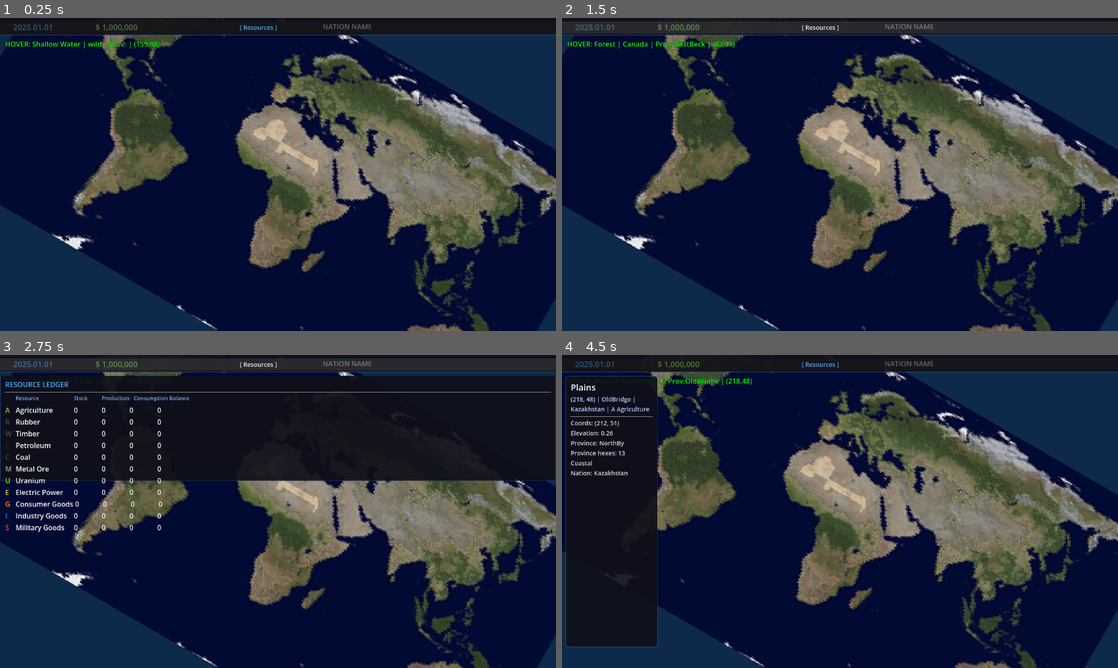
Above: before the commit, frames 1-4 (two rows, left to right).
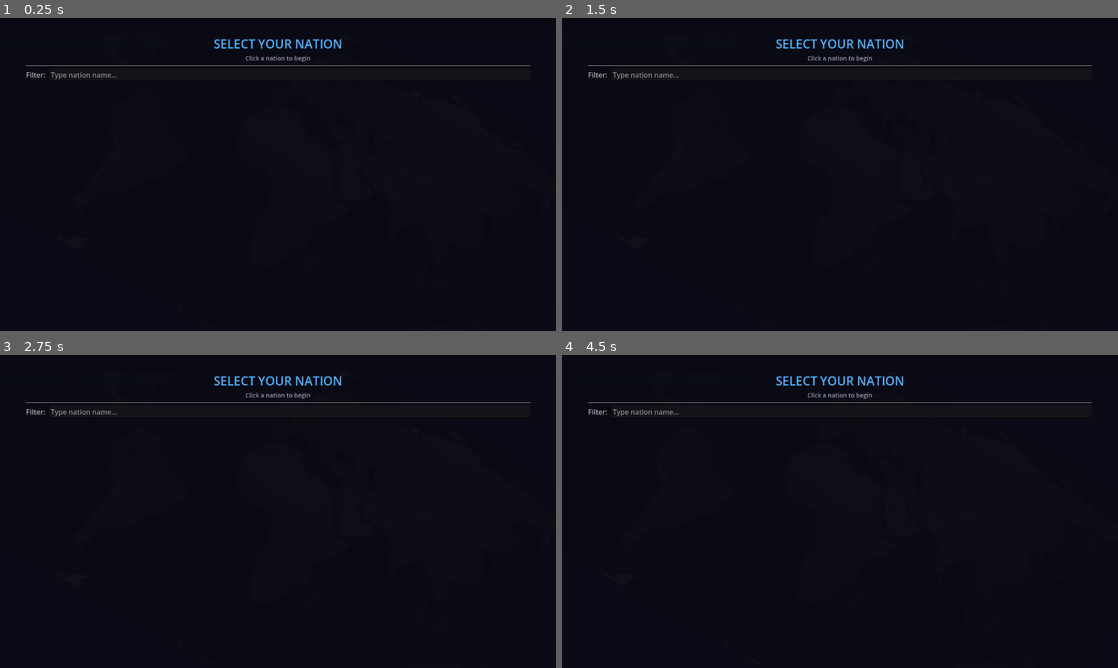
Above: after the commit, the same moments.

Repository: wernersaboia-code/projeto-zero
Game: Godot game, scene res://scenes/MainMap.tscn
Same seed, same stepped clock (60 frames per second), same inputs: the game is played once before the commit and once after it.
Inputs (mouse positions are in pixels of both pictures, inside the frame that each line leads up to):
- Up to frame 1 (0.25 s): no input
- Up to frame 2 (1.5 s): click (745, 27) at 0.5 s, where only the run after the commit has a clickable "||"; click (762, 27) at 1.25 s, where only the run after the commit has a clickable "1x"
- Up to frame 3 (2.75 s): click (211, 364) at 2 s, where only the run after the commit has a clickable "2x"
- Up to frame 4 (4.5 s): click (789, 364) at 2.75 s, where only the run after the commit has a clickable "5x"; click "[ Resources ]" at 3.5 s; tap A at 4.25 s; move the mouse to (962, 495) at 4.27 s; hold D from 4.28 s (still down); click (962, 495) at 4.42 s

The runs differ from the first frame. In frame 1, 94% of the frame differs, in the area x 0-100%, y 2-100%; in frame 2, 98%, in the area x 0-100%, y 1-100%; in frame 3, 67%; in frame 4, 81%.
Error before the commit: Parse Error: Only identifier, attribute access, and subscription access can be used as assignment target. (res://scripts/ui/NationSelectScreen.gd:120)

Commit message:
feat: implementando HUD e trade

Diff:
--- a/scenes/ui/MainHUD.tscn
+++ b/scenes/ui/MainHUD.tscn
@@ -55,9 +55,39 @@
 theme_override_font_sizes/font_size = 18
 text = "$ 1,000,000"
 
+[node name="SpeedContainer" type="HBoxContainer" parent="TopBar"]
+offset_left = 410.0
+offset_top = 5.0
+offset_right = 530.0
+offset_bottom = 35.0
+
+[node name="PauseBtn" type="Button" parent="TopBar/SpeedContainer"]
+custom_minimum_size = Vector2(28, 26)
+theme_override_colors/font_color = Color(1.0, 0.8, 0.2, 1)
+theme_override_font_sizes/font_size = 14
+text = "||"
+
+[node name="Speed1xBtn" type="Button" parent="TopBar/SpeedContainer"]
+custom_minimum_size = Vector2(28, 26)
+theme_override_colors/font_color = Color(0.3, 0.7, 1.0, 1)
+theme_override_font_sizes/font_size = 13
+text = "1x"
+
+[node name="Speed2xBtn" type="Button" parent="TopBar/SpeedContainer"]
+custom_minimum_size = Vector2(28, 26)
+theme_override_colors/font_color = Color(0.3, 0.7, 1.0, 1)
+theme_override_font_sizes/font_size = 13
+text = "2x"
+
+[node name="Speed5xBtn" type="Button" parent="TopBar/SpeedContainer"]
+custom_minimum_size = Vector2(28, 26)
+theme_override_colors/font_color = Color(0.3, 0.7, 1.0, 1)
+theme_override_font_sizes/font_size = 13
+text = "5x"
+
 [node name="NationLabel" type="Label" parent="TopBar"]
 anchor_right = 1.0
-offset_left = 420.0
+offset_left = 550.0
 offset_top = 8.0
 offset_right = -100.0
 offset_bottom = 35.0
--- a/scripts/core/GameManager.gd
+++ b/scripts/core/GameManager.gd
@@ -4,6 +4,10 @@
 var player_nation_id: int = -1
 var is_paused: bool = false
 var game_speed: float = 1.0
+
+var game_year: int = 2025
+var game_month: int = 1
+var game_day: int = 1
 
 func _ready() -> void:
 	process_mode = Node.PROCESS_MODE_ALWAYS
@@ -22,7 +26,19 @@
 	if _tick_accumulator >= TICK_DURATION:
 		_tick_accumulator -= TICK_DURATION
 		current_tick += 1
+		_advance_date()
 		EventBus.game_tick.emit(current_tick)
+
+
+func _advance_date() -> void:
+	game_day += 1
+	var days_in_month = [31, 28, 31, 30, 31, 30, 31, 31, 30, 31, 30, 31]
+	if game_day > days_in_month[game_month - 1]:
+		game_day = 1
+		game_month += 1
+		if game_month > 12:
+			game_month = 1
+			game_year += 1
 
 func set_speed(speed: float) -> void:
 	game_speed = clamp(speed, 0.0, 5.0)
--- a/scripts/economy/EconomySystem.gd
+++ b/scripts/economy/EconomySystem.gd
@@ -13,15 +13,27 @@
 
 static func process_turn(nations: Dictionary, cells: Dictionary) -> void:
 	for nid in nations:
-		var nation = nations[nid]
-		_process_nation_turn(nation, cells)
+		_calculate(nations[nid], cells)
+	for nid in nations:
+		_apply_stockpiles(nations[nid])
+		_update_treasury(nations[nid])
 
 
-static func _process_nation_turn(nation, cells: Dictionary) -> void:
+static func calculate_all(nations: Dictionary, cells: Dictionary) -> void:
+	for nid in nations:
+		_calculate(nations[nid], cells)
+
+
+static func apply_all(nations: Dictionary) -> void:
+	for nid in nations:
+		_apply_stockpiles(nations[nid])
+		_update_treasury(nations[nid])
+
+
+static func _calculate(nation, cells: Dictionary) -> void:
 	nation.resource_production.clear()
 	nation.resource_consumption.clear()
 
-	# Step 1: extract raw resources from hex deposits
 	for cube in cells:
 		var cell = cells[cube]
 		if cell.owner_nation_id != nation.id:
@@ -30,8 +42,6 @@
 			var prod = float(cell.resource_amount) * 0.1
 			nation.resource_production[cell.resource_type] = nation.resource_production.get(cell.resource_type, 0.0) + prod
 
-	# Step 2: multi-pass processed goods production
-	# available pool = stockpile + raw extraction + processed production (updated each pass)
 	var available: Dictionary = nation.resources.duplicate()
 	for res_type in nation.resource_production:
 		available[res_type] = available.get(res_type, 0.0) + nation.resource_production[res_type]
@@ -41,12 +51,10 @@
 
 	for iter in range(MAX_ITERATIONS):
 		var any_produced = false
-
 		for res_type in PROCESSING_ORDER:
 			var recipe = R.get_recipe(res_type)
 			if recipe.is_empty():
 				continue
-
 			var max_units = INF
 			for input_res in recipe:
 				var needed_per_unit = recipe[input_res]
@@ -54,36 +62,25 @@
 				var possible = pool / needed_per_unit if needed_per_unit > 0 else INF
 				if possible < max_units:
 					max_units = possible
-
 			max_units = floor(max_units)
 			if max_units <= 0:
 				continue
-
 			any_produced = true
 			for input_res in recipe:
-				var total_needed = recipe[input_res] * max_units
-				consumed_processing[input_res] = consumed_processing.get(input_res, 0.0) + total_needed
+				consumed_processing[input_res] = consumed_processing.get(input_res, 0.0) + recipe[input_res] * max_units
 			produced_processed[res_type] = produced_processed.get(res_type, 0.0) + max_units
 			available[res_type] = available.get(res_type, 0.0) + max_units
-
 		if not any_produced:
 			break
 
-	# Step 3: population consumption from remaining available pool
 	var pop = max(1, nation.population)
 	var pop_consumed: Dictionary = {}
+	for t in range(R.Type.MILITARY_GOODS + 1):
+		pop_consumed[t] = 0.0
+	pop_consumed[R.Type.AGRICULTURE] = min(pop * 0.001, max(0, available.get(R.Type.AGRICULTURE, 0.0) - consumed_processing.get(R.Type.AGRICULTURE, 0.0)))
+	pop_consumed[R.Type.ELECTRIC_POWER] = min(pop * 0.0005, max(0, available.get(R.Type.ELECTRIC_POWER, 0.0) - consumed_processing.get(R.Type.ELECTRIC_POWER, 0.0)))
+	pop_consumed[R.Type.CONSUMER_GOODS] = min(pop * 0.0001, max(0, available.get(R.Type.CONSUMER_GOODS, 0.0) - consumed_processing.get(R.Type.CONSUMER_GOODS, 0.0)))
 
-	pop_consumed[R.Type.AGRICULTURE] = min(
-		pop * 0.001,
-		max(0, available.get(R.Type.AGRICULTURE, 0.0) - consumed_processing.get(R.Type.AGRICULTURE, 0.0)))
-	pop_consumed[R.Type.ELECTRIC_POWER] = min(
-		pop * 0.0005,
-		max(0, available.get(R.Type.ELECTRIC_POWER, 0.0) - consumed_processing.get(R.Type.ELECTRIC_POWER, 0.0)))
-	pop_consumed[R.Type.CONSUMER_GOODS] = min(
-		pop * 0.0001,
-		max(0, available.get(R.Type.CONSUMER_GOODS, 0.0) - consumed_processing.get(R.Type.CONSUMER_GOODS, 0.0)))
-
-	# Step 4: record final production and consumption
 	for res_type in produced_processed:
 		nation.resource_production[res_type] = nation.resource_production.get(res_type, 0.0) + produced_processed[res_type]
 
@@ -91,18 +88,21 @@
 	for res_type in consumed_processing:
 		total_consumed[res_type] = total_consumed.get(res_type, 0.0) + consumed_processing[res_type]
 	for res_type in pop_consumed:
-		total_consumed[res_type] = total_consumed.get(res_type, 0.0) + pop_consumed[res_type]
+		if pop_consumed[res_type] > 0:
+			total_consumed[res_type] = total_consumed.get(res_type, 0.0) + pop_consumed[res_type]
 	for res_type in total_consumed:
 		nation.resource_consumption[res_type] = nation.resource_consumption.get(res_type, 0.0) + total_consumed[res_type]
 
-	# Step 5: update stockpiles
+
+static func _apply_stockpiles(nation) -> void:
 	for res_type in range(R.Type.MILITARY_GOODS + 1):
 		var prod = nation.resource_production.get(res_type, 0.0)
 		var cons = nation.resource_consumption.get(res_type, 0.0)
 		var current = nation.resources.get(res_type, 0.0)
 		nation.resources[res_type] = max(0, current + prod - cons)
 
-	# Step 6: treasury
+
+static func _update_treasury(nation) -> void:
 	var total_prod_value = 0.0
 	for res_type in nation.resource_production:
 		var value_per_unit = 10.0
@@ -111,6 +111,5 @@
 		elif R.is_raw(res_type) and res_type == R.Type.URANIUM:
 			value_per_unit = 100.0
 		total_prod_value += nation.resource_production[res_type] * value_per_unit
-
 	nation.gdp = total_prod_value
-	nation.treasury += total_prod_value * 0.3
+	nation.treasury = max(0, nation.treasury + total_prod_value * 0.3)
--- /dev/null
+++ b/scripts/economy/MarketSystem.gd
@@ -0,0 +1,92 @@
+extends RefCounted
+
+const R = preload("res://scripts/economy/ResourceData.gd")
+
+const BASE_PRICES: Dictionary = {
+	R.Type.AGRICULTURE: 10.0,
+	R.Type.RUBBER: 15.0,
+	R.Type.TIMBER: 8.0,
+	R.Type.PETROLEUM: 25.0,
+	R.Type.COAL: 12.0,
+	R.Type.METAL_ORE: 18.0,
+	R.Type.URANIUM: 100.0,
+	R.Type.ELECTRIC_POWER: 50.0,
+	R.Type.CONSUMER_GOODS: 60.0,
+	R.Type.INDUSTRY_GOODS: 45.0,
+	R.Type.MILITARY_GOODS: 80.0,
+}
+
+const TRADE_FRACTION: float = 0.5
+
+
+static func process_trade(nations: Dictionary) -> void:
+	for nid in nations:
+		nations[nid].trade_balance = 0.0
+
+	for res_type in range(R.Type.MILITARY_GOODS + 1):
+		_trade_resource(nations, res_type)
+
+
+static func _trade_resource(nations: Dictionary, res_type: int) -> void:
+	var sellers: Array[Dictionary] = []
+	var buyers: Array[Dictionary] = []
+
+	for nid in nations:
+		var nation = nations[nid]
+		var bal = nation.get_resource_balance(res_type)
+
+		if bal > 0.001:
+			var offer = bal * TRADE_FRACTION
+			sellers.append({"nation": nation, "amount": offer})
+		elif bal < -0.001:
+			buyers.append({"nation": nation, "amount": -bal})
+
+	if sellers.is_empty() or buyers.is_empty():
+		return
+
+	var total_supply = 0.0
+	for s in sellers:
+		total_supply += s.amount
+	var total_demand = 0.0
+	for b in buyers:
+		total_demand += b.amount
+
+	var base_price = BASE_PRICES.get(res_type, 10.0)
+	var price_mult = 1.0
+	if total_demand > 0 and total_supply > 0:
+		var ratio = total_supply / total_demand
+		price_mult = clamp(2.0 / (1.0 + ratio), 0.5, 2.0)
+	var price = base_price * price_mult
+
+	var si = 0
+	var bi = 0
+
+	while si < sellers.size() and bi < buyers.size():
+		var seller = sellers[si]
+		var buyer = buyers[bi]
+		var amount = min(seller.amount, buyer.amount)
+
+		if amount <= 0.001:
+			si += 1
+			bi += 1
+			continue
+
+		var cost = amount * price
+
+		# Seller: sold to market → production decreases
+		seller.nation.resource_production[res_type] = seller.nation.resource_production.get(res_type, 0.0) - amount
+		seller.nation.treasury += cost
+		seller.nation.trade_balance += cost
+
+		# Buyer: bought from market → consumption decreases
+		buyer.nation.resource_consumption[res_type] = buyer.nation.resource_consumption.get(res_type, 0.0) - amount
+		buyer.nation.treasury -= cost
+		buyer.nation.trade_balance -= cost
+
+		seller.amount -= amount
+		buyer.amount -= amount
+
+		if seller.amount <= 0.001:
+			si += 1
+		if buyer.amount <= 0.001:
+			bi += 1
--- a/scripts/map/HexGrid.gd
+++ b/scripts/map/HexGrid.gd
@@ -10,6 +10,7 @@
 const _RiverGenerator = preload("res://scripts/map/RiverGenerator.gd")
 const _ResourceGenerator = preload("res://scripts/economy/ResourceGenerator.gd")
 const _EconomySystem = preload("res://scripts/economy/EconomySystem.gd")
+const _MarketSystem = preload("res://scripts/economy/MarketSystem.gd")
 
 signal grid_generated()
 
@@ -563,7 +564,9 @@
 
 
 func _on_game_tick(_tick: int) -> void:
-	_EconomySystem.process_turn(nations, cells)
+	_EconomySystem.calculate_all(nations, cells)
+	_MarketSystem.process_trade(nations)
+	_EconomySystem.apply_all(nations)
 
 
 func _build_border_cache() -> void:
--- a/scripts/map/NationData.gd
+++ b/scripts/map/NationData.gd
@@ -12,6 +12,7 @@
 var treasury: float = 10000.0
 var gdp: float = 0.0
 var population: int = 0
+var trade_balance: float = 0.0  # positive = net exporter, negative = net importer
 
 # Resource stockpile (current stored amount of each resource)
 var resources: Dictionary = {}  # ResourceType -> float
--- a/scripts/ui/MainHUD.gd
+++ b/scripts/ui/MainHUD.gd
@@ -13,6 +13,10 @@
 @onready var _info_body: Label = $InfoPanel/MarginContainer/VBoxContainer/InfoLabel
 @onready var _resources_btn: Button = $TopBar/ResourcesBtn
 @onready var _resource_ledger: Panel = $ResourceLedger
+@onready var _pause_btn: Button = $TopBar/SpeedContainer/PauseBtn
+@onready var _speed_1x: Button = $TopBar/SpeedContainer/Speed1xBtn
+@onready var _speed_2x: Button = $TopBar/SpeedContainer/Speed2xBtn
+@onready var _speed_5x: Button = $TopBar/SpeedContainer/Speed5xBtn
 
 var _player_nation = null
 
@@ -23,7 +27,27 @@
 	EventBus.hex_hovered.connect(_on_hex_hovered)
 	EventBus.game_tick.connect(_on_game_tick)
 	_resources_btn.pressed.connect(_toggle_resource_ledger)
+	_pause_btn.pressed.connect(_on_pause_pressed)
+	_speed_1x.pressed.connect(_on_speed_pressed.bind(1.0))
+	_speed_2x.pressed.connect(_on_speed_pressed.bind(2.0))
+	_speed_5x.pressed.connect(_on_speed_pressed.bind(5.0))
 	_info_panel.hide()
+
+
+func _on_pause_pressed() -> void:
+	var gm = get_tree().root.get_node("GameManager")
+	if gm:
+		gm.toggle_pause()
+		_pause_btn.text = ">" if gm.is_paused else "||"
+
+
+func _on_speed_pressed(speed: float) -> void:
+	var gm = get_tree().root.get_node("GameManager")
+	if gm:
+		gm.set_speed(speed)
+		if gm.is_paused:
+			gm.is_paused = false
+			_pause_btn.text = "||"
 
 
 static func _fmt_treasury(val: float) -> String:
@@ -56,6 +80,10 @@
 
 
 func _update_display() -> void:
+	var gm = get_tree().root.get_node("GameManager")
+	if gm:
+		_date_label.text = "%04d.%02d.%02d" % [gm.game_year, gm.game_month, gm.game_day]
+
 	if not _player_nation:
 		return
 	_treasury_label.text = "$ " + _fmt_treasury(_player_nation.treasury)
@@ -68,6 +96,11 @@
 			parts.append("%s%+.1f" % [icon, bal])
 	if not parts.is_empty():
 		_treasury_label.text += "  |  " + " ".join(parts)
+
+	var trade = _player_nation.trade_balance
+	if abs(trade) > 0.1:
+		var sign = "+" if trade >= 0 else ""
+		_treasury_label.text += "  |  Trade: " + sign + _fmt_treasury(trade)
 
 
 func _unhandled_input(event: InputEvent) -> void:
--- a/scripts/ui/NationSelectScreen.gd
+++ b/scripts/ui/NationSelectScreen.gd
@@ -117,7 +117,7 @@
 
 		var btn = Button.new()
 		btn.text = "Select"
-		btn.theme_override_colors/font_color = Color(0.3, 0.7, 1.0)
+		btn.add_theme_color_override("font_color", Color(0.3, 0.7, 1.0))
 		btn.pressed.connect(_on_nation_selected.bind(nation.id))
 		hb.add_child(btn)
 
Binary file changed: assets/data/maps/earth_heightmap.png
